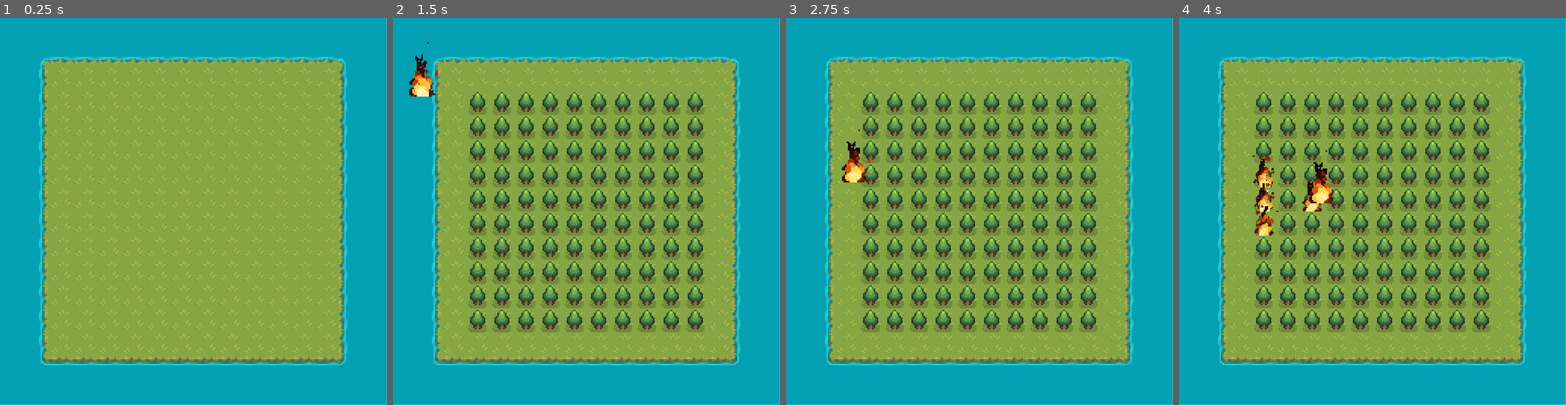
Above: before the commit, frames 1-4 (left to right).
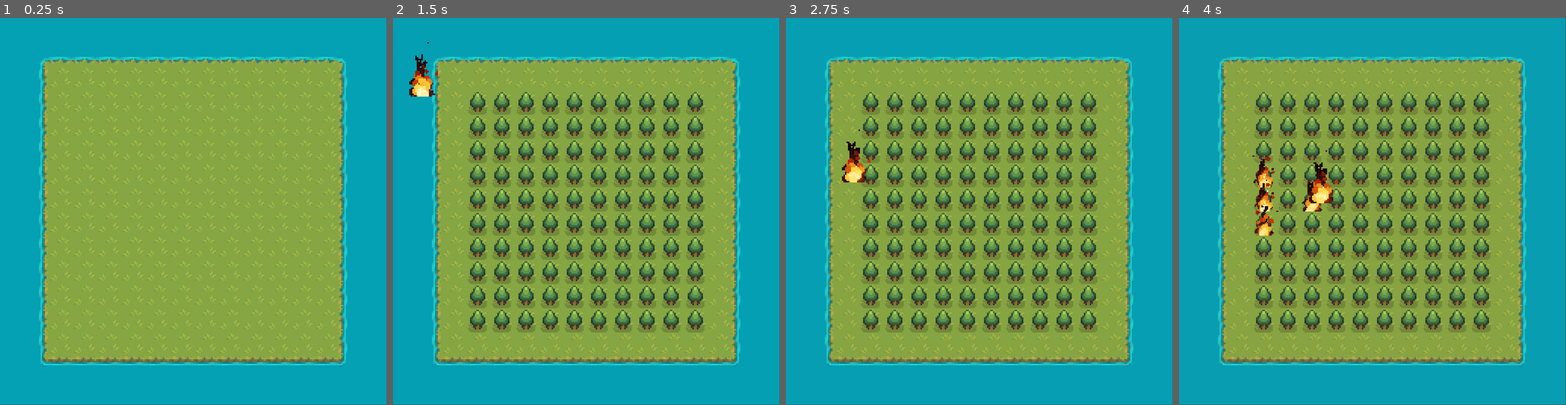
Above: after the commit, the same moments.

Repository: ImAvafe/godot-firefight
Game: Godot game, scene res://scenes/main/main.tscn
Same seed, same stepped clock (60 frames per second), same inputs: the game is played once before the commit and once after it.
Inputs (mouse positions are in pixels of both pictures, inside the frame that each line leads up to):
- Up to frame 1 (0.25 s): no input
- Up to frame 2 (1.5 s): tap Enter at 0.5 s; move the mouse to (671, 192) at 0.52 s; click (671, 192) at 0.6 s; move the mouse to (501, 126) at 1.27 s; click (501, 126) at 1.35 s
- Up to frame 3 (2.75 s): move the mouse to (894, 149) at 2.02 s; click (894, 149) at 2.1 s
- Up to frame 4 (4 s): move the mouse to (1287, 176) at 2.77 s; click (1287, 176) at 2.85 s; move the mouse to (1287, 199) at 3.52 s; click (1287, 199) at 3.6 s

The runs differ from the first frame. In frame 1, 0.2% of the frame differs, in the area x 0-100%, y 0-100%; in frame 2, 0.2%; in frame 3, 0.2%; in frame 4, 0.2%.

Commit message:
Make screen redder as speed increases

Diff:
--- a/scenes/main/main.gd
+++ b/scenes/main/main.gd
@@ -10,7 +10,9 @@
 
 func _process(_delta: float):
   if is_instance_valid(fireball_instance):
-    fireball_instance.speed = 1 + ((Time.get_unix_time_from_system() - game_started) / 40)
+    var speed: float = 1 + ((Time.get_unix_time_from_system() - game_started) / 40)
+    $Map/ColorRect.color = Color(255, 0, 0, clamp((speed - 1) / 5, 0, 0.3))
+    fireball_instance.speed = speed
 
   if Input.is_action_just_pressed("start_game"):
     if not game_active:
--- a/scenes/map/map.tscn
+++ b/scenes/map/map.tscn
@@ -932,16 +932,6 @@
 mouse_filter = 1
 script = ExtResource("1_c70pt")
 
-[node name="ColorRect" type="ColorRect" parent="."]
-layout_mode = 1
-anchors_preset = 15
-anchor_right = 1.0
-anchor_bottom = 1.0
-grow_horizontal = 2
-grow_vertical = 2
-mouse_filter = 1
-color = Color(0.329412, 0.827451, 0.968627, 1)
-
 [node name="TileMapLayer" type="TileMapLayer" parent="."]
 position = Vector2(-1, -1)
 tile_map_data = PackedByteArray("AAACAAIAAAABAAEAAAACAAMAAAABAAEAAAACAAQAAAABAAEAAAACAAUAAAABAAEAAAACAAYAAAABAAEAAAACAA …(4016 unchanged characters)…
@@ -952,3 +942,13 @@
 tile_set = SubResource("TileSet_rmmvy")
 
 [node name="Trees" type="TileMapLayer" parent="."]
+
+[node name="ColorRect" type="ColorRect" parent="."]
+layout_mode = 1
+anchors_preset = 15
+anchor_right = 1.0
+anchor_bottom = 1.0
+grow_horizontal = 2
+grow_vertical = 2
+mouse_filter = 1
+color = Color(1, 0, 0, 0)
